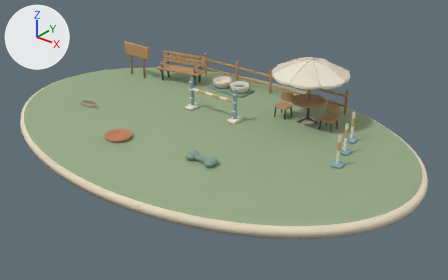
Before and after pictures for a commit that changed the Blender file design/yard-blender/playground.blend.
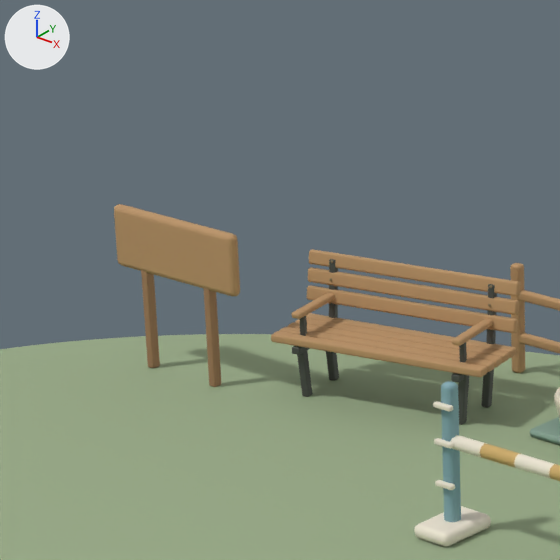
Each version appears first whole from a camera (50 mm lens) standing at (15.5, -18.05, 10.87) and looking at (1.09, -0.04, -0.3), and next in a close-up on the part from 23% to 48% of the width and 0% to 40% of the height. Lighting does not change. The marker at upper left points along +X, +Y and +Z. The last two pictures show the newer version.

In view in the first close-up: 'Agility blue', 'Agility cream', 'Agility ochre', 'Lawn surface', 'Oak end grain', 'Warm graphite', 'Yard oak' and 2 more.
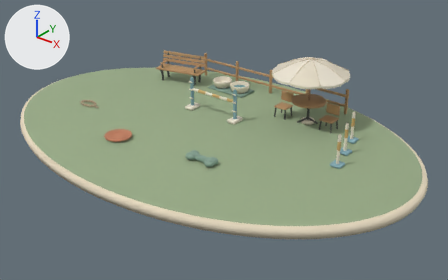
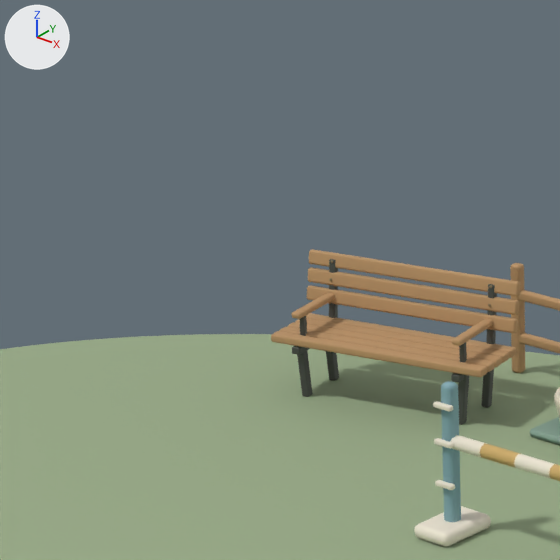
Scene script edits in JSON lines:
```json
{"block": "me_큐브", "where": "# used by ob_yard_oak; location = (-4.33, 3.088, 0.61); rotation_euler = (0.0, 0.0, 0.22), in degrees (0, 0, 13)"}
{"op": "remove", "block": "me_큐브", "code": "me_큐브.from_pydata(...)  # 2352 vertices, 2348 faces; spans x -3.16..8.71, y -2.42..1.71, z -0.61..1.07"}
{"op": "add", "block": "me_큐브", "code": "me_큐브.from_pydata(...)  # 2256 vertices, 2250 faces; spans x -1.2..8.71, y -2.42..1.71, z -0.61..0.69"}
{"block": "me_큐브", "change": "me_큐브 part 1: the loose piece of 96 vertices spanning x -3.16..-1.48, y -0.22..0.26, z 0.42..1.07 is deleted"}
{"block": "me_큐브_021", "where": "# used by ob_oak_end_grain; location = (-2.15, 4.0, 0.195)"}
{"op": "remove", "block": "me_큐브_021", "code": "me_큐브_021.from_pydata(...)  # 1456 vertices, 1478 faces; spans x -4.95..5.34, y -1.46..0.28, z -0.19..2.61"}
{"op": "add", "block": "me_큐브_021", "code": "me_큐브_021.from_pydata(...)  # 1264 vertices, 1282 faces; spans x -0.34..5.34, y -0.94..0.28, z -0.11..2.61"}
{"block": "me_큐브_021", "change": "me_큐브_021 part 2: the loose piece of 96 vertices spanning x -4.95..-4.86, y -1.46..-1.35, z -0.19..1.2 is deleted"}
{"block": "me_큐브_021", "change": "me_큐브_021 part 3: the loose piece of 96 vertices spanning x -4.05..-3.95, y -1.46..-1.35, z -0.19..1.2 is deleted"}
```

Pixel boxes [x1, y1, x2, y2] of what changed, in the close-ups (560 x 560 px):
```json
{"object": "Yard oak", "change": "reshaped", "before": [114, 204, 560, 377], "after": [271, 249, 560, 377]}
{"object": "Oak end grain", "change": "reshaped", "before": [141, 270, 221, 387], "on screen": "not visible afterwards"}
{"part": 1, "of": "me_큐브", "change": "deleted", "before": [114, 204, 240, 296], "on screen": "brown"}
{"part": 2, "of": "me_큐브_021", "change": "deleted", "before": [141, 270, 160, 368], "on screen": "brown"}
{"part": 3, "of": "me_큐브_021", "change": "deleted", "before": [203, 287, 221, 387], "on screen": "brown"}
```
